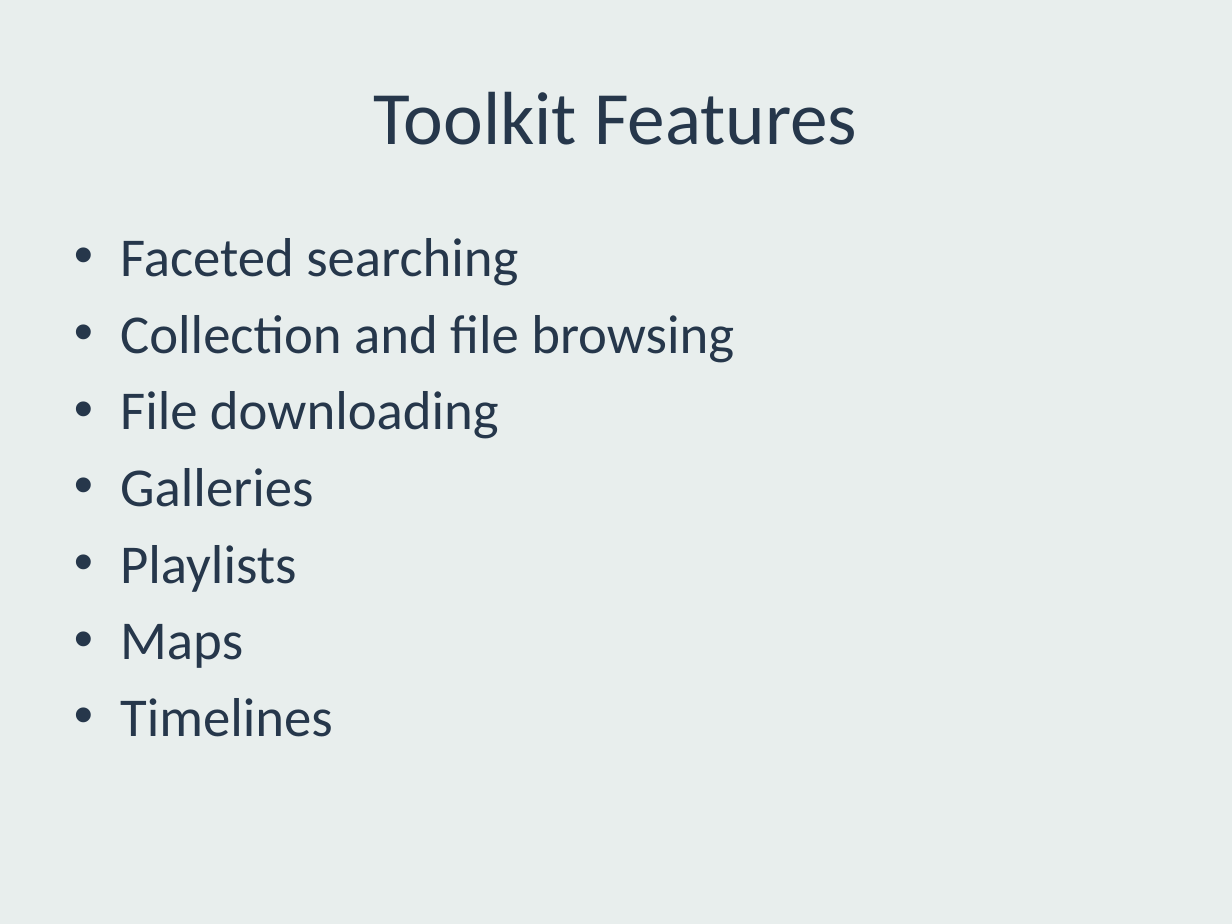
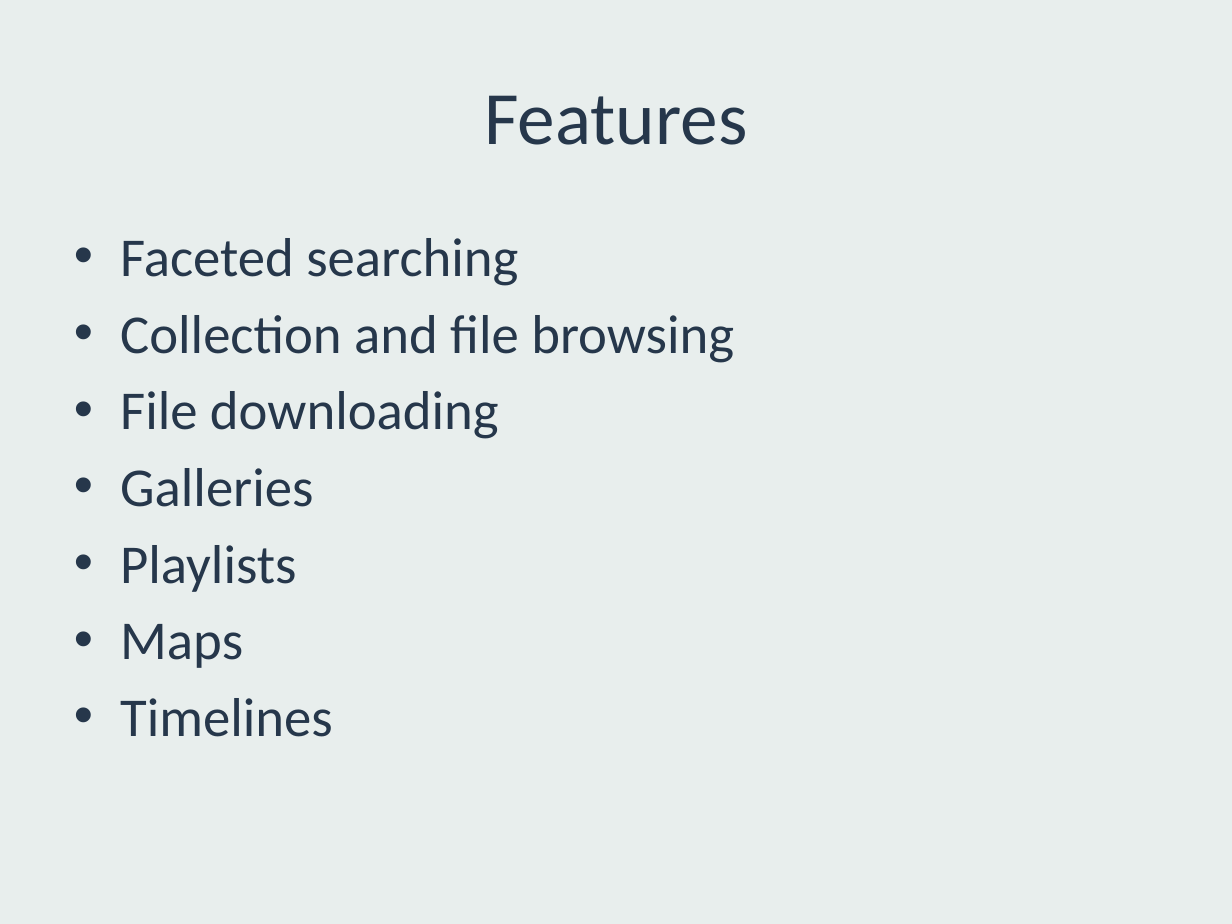
Before and after one commit to sarahjeansweeney/various_files, a slide deck: slide 4 of Presentations/BLC Networking Day 2016/BLCnetworkingDay2016.pptx. Drawn at 1232x924 pixels with LibreOffice and Linux fonts; fonts in the diff are those of the drawing. Boxes give left, top, right and bottom in pixels: in the first picture for what was removed or moved away, otherwise in the second. Text is boxed around its words. In the diff, an @@ line names an element or a change of style, - is before the commit and + after.

```diff
--- a/Presentations/BLC Networking Day 2016/BLCnetworkingDay2016.pptx
+++ b/Presentations/BLC Networking Day 2016/BLCnetworkingDay2016.pptx
@@ title at (484,95,747,145): text changed @@
-Toolkit Features
+Features
```
Also in this commit, not shown: 4 other slides changed.
